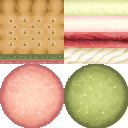
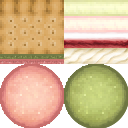
Revision of a layered 128 x 128 image; what changed, layer by layer:
moved "Cream_Reverse" out of group "Macaroon 2" over [64,32,128,48]
removed layer "Filling" (1st of 3, in "Macaroon 2") from group "Macaroon 2" over [32,12,128,54]
added layer "JamFilling 3" above "JamFilling 2" over [32,12,128,54]
painted on "cookie top" over [0,12,128,54]
